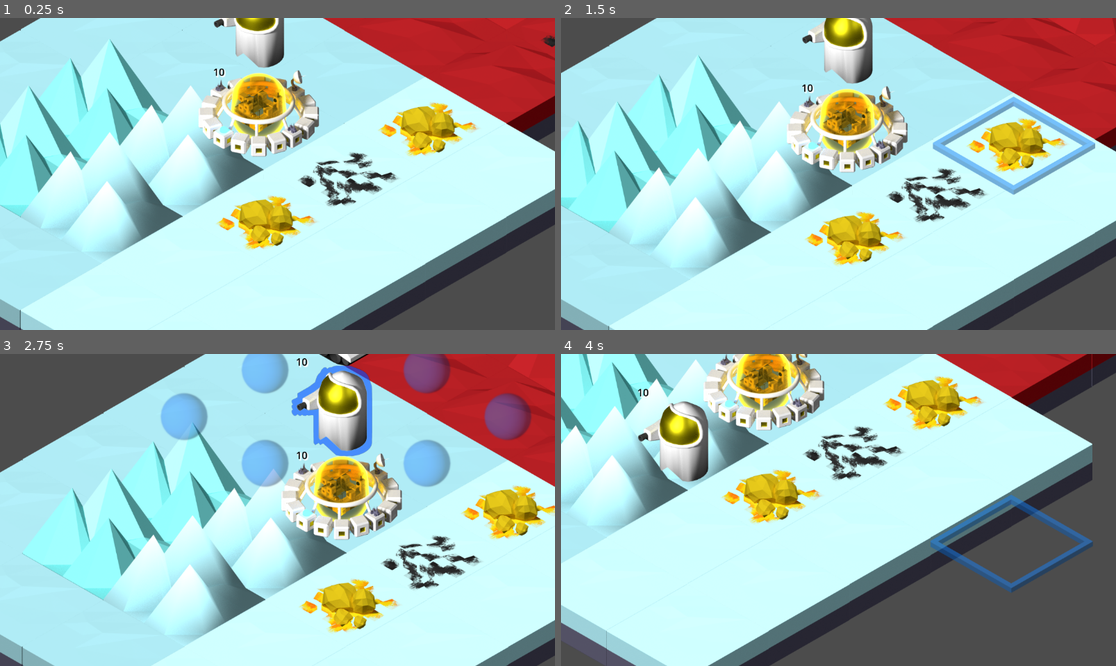
Above: before the commit, frames 1-4 (two rows, left to right).
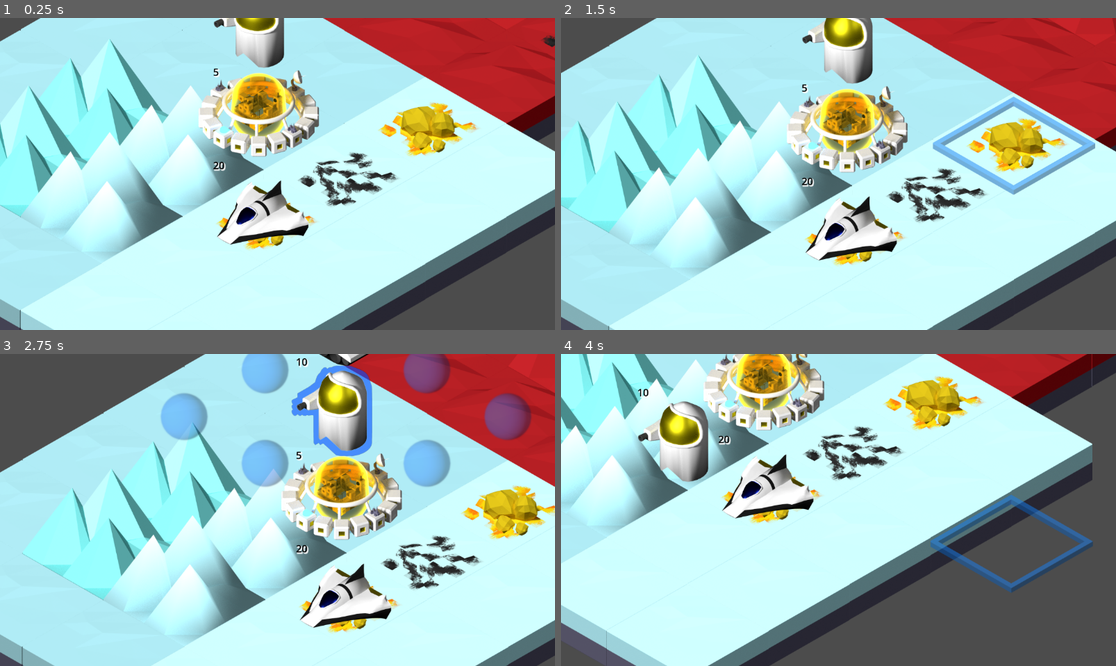
Above: after the commit, the same moments.

Repository: lifflander/stp
Game: Godot game, scene res://node_2d.tscn
Same seed, same stepped clock (60 frames per second), same inputs: the game is played once before the commit and once after it.
Inputs (mouse positions are in pixels of both pictures, inside the frame that each line leads up to):
- Up to frame 1 (0.25 s): no input
- Up to frame 2 (1.5 s): tap Enter at 0.5 s; move the mouse to (960, 158) at 0.52 s; click (960, 158) at 0.67 s; tap Space at 1.25 s; drag from (727, 189) to (810, 236) at 1.27 s
- Up to frame 3 (2.75 s): move the mouse to (333, 441) at 2.02 s; click (333, 441) at 2.17 s
- Up to frame 4 (4 s): tap Enter at 2.75 s; drag from (810, 572) to (672, 463) at 2.77 s; move the mouse to (1005, 556) at 3.52 s; click (1005, 556) at 3.67 s

The runs differ from the first frame. In frame 1, 2.1% of the frame differs, in the area x 38-56%, y 16-73%; in frame 2, 2.1%; in frame 3, 2.1%; in frame 4, 2.0%.

Commit message:
add more players and units for them

Diff:
--- a/LogicEngine.gd
+++ b/LogicEngine.gd
@@ -45,6 +45,13 @@
 		location = in_location
 		unit_source_id = in_unit_source_id
 		unit_type = in_unit_type
+
+		if unit_type == 3:
+			abilities.hp = 20
+
+		if unit_type == 2:
+			abilities.hp = 5
+
 		le = in_le
 		le.all_units.append(self)
 		renderAtLocation()
@@ -59,8 +66,10 @@
 			tile_map.unit_layer[tile_map.convertTo1D(location)] = Vector2i(0, 0)
 		elif unit_type == 1:
 			tile_map.unit_layer[tile_map.convertTo1D(location)] = Vector2i(2, 0)
+		elif unit_type == 2:
+			tile_map.unit_layer[tile_map.convertTo1D(location)] = Vector2i(4, 0)
 		else:
-			tile_map.unit_layer[tile_map.convertTo1D(location)] = Vector2i(4, 0)
+			tile_map.unit_layer[tile_map.convertTo1D(location)] = Vector2i(5, 0)
 		tile_map.unit_tile_set_layer[tile_map.convertTo1D(location)] = unit_source_id
 		tile_map.unit_layer_health[tile_map.convertTo1D(location)] = abilities.hp
 
@@ -86,4 +95,4 @@
 	#print("process engine: ", tile_map)
 	if tile_map != null and not is_initialized:
 		is_initialized = true
-		initialize(3)
+		initialize(4)
--- a/iso-tileset-2.tres
+++ b/iso-tileset-2.tres
@@ -28,6 +28,12 @@
 4:0/0 = 0
 4:0/0/texture_origin = Vector2i(0, 40)
 4:0/0/material = ExtResource("2_40q4k")
+5:0/0 = 0
+5:0/0/texture_origin = Vector2i(0, 40)
+5:0/0/material = ExtResource("2_40q4k")
+6:0/0 = 0
+6:0/0/texture_origin = Vector2i(0, 40)
+6:0/0/material = ExtResource("2_40q4k")
 
 [sub_resource type="OccluderPolygon2D" id="OccluderPolygon2D_3deau"]
 
@@ -102,7 +108,9 @@
 4:0/0 = 0
 4:0/0/texture_origin = Vector2i(0, 40)
 5:0/0 = 0
+5:0/0/texture_origin = Vector2i(0, 40)
 6:0/0 = 0
+6:0/0/texture_origin = Vector2i(0, 40)
 
 [sub_resource type="TileSetAtlasSource" id="TileSetAtlasSource_r0v2n"]
 texture = ExtResource("7_6aigk")
